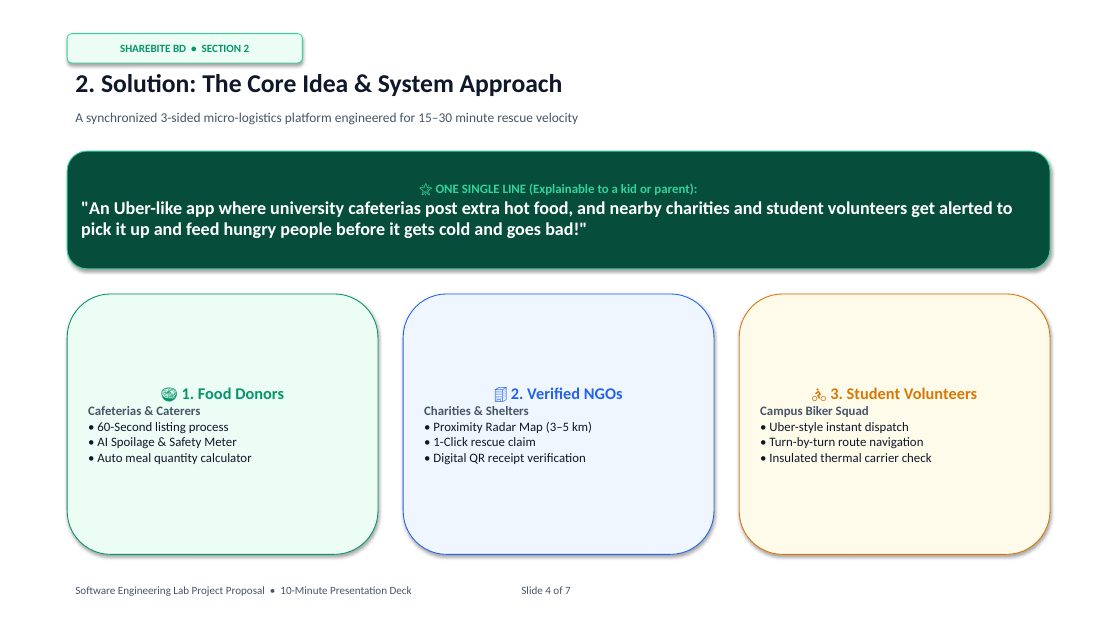
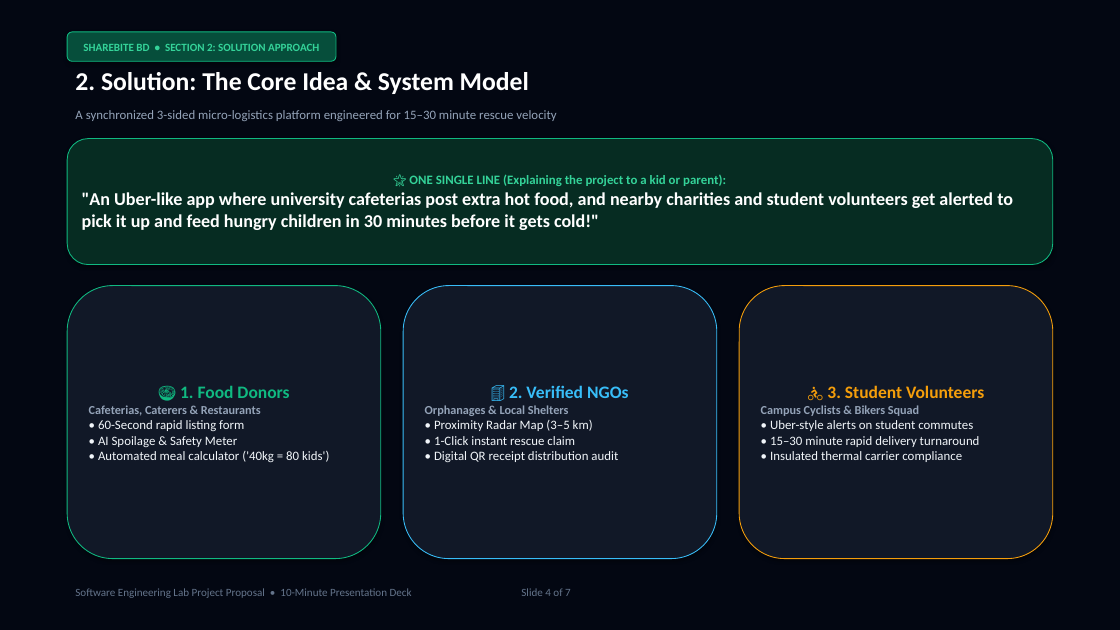
Before and after one commit to mahamudul-hasan7/shearbitebd, a slide deck: slide 4 of ShareBite_BD_SE_Lab_Presentation.pptx. Drawn at 1120x630 pixels with LibreOffice and Linux fonts; fonts in the diff are those of the drawing. Boxes give left, top, right and bottom in pixels: in the first picture for what was removed or moved away, otherwise in the second. Text is boxed around its words. In the diff, an @@ line names an element or a change of style, - is before the commit and + after.

Commit message:
feat(presentation): upgrade to executive dark keynote theme with fresh photorealistic imagery and minimal key points

```diff
--- a/ShareBite_BD_SE_Lab_Presentation.pptx
+++ b/ShareBite_BD_SE_Lab_Presentation.pptx
@@ rectangle added at (x1=0, y1=0, x2=1120, y2=630), fill #030712 @@
@@ rounded rectangle "SHAREBITE BD • SECTION 2: ..." resized from (x1=67, y1=34, x2=302, y2=63) to (x1=67, y1=32, x2=336, y2=61) @@
@@ rounded rectangle "SHAREBITE BD • SECTION 2: ..." at (x1=67, y1=32, x2=336, y2=61): fill #ECFDF5 to #064E3B; outline #34D399 0.75 pt to #10B981 0.75 pt @@
@@ text in rounded rectangle at (x1=83, y1=44, x2=319, y2=51): text changed; text colour #059669 to #34D399 @@
-SHAREBITE BD • SECTION 2
+SHAREBITE BD • SECTION 2: SOLUTION APPROACH
@@ text at (x1=75, y1=72, x2=529, y2=94): text changed; text colour #0F172A to #FFFFFF @@
-2. Solution: The Core Idea & System Approach
+2. Solution: The Core Idea & System Model
@@ text "A synchronized 3-sided micro-logistics platform ..." at (x1=75, y1=110, x2=556, y2=121): size 11.5 to 11 pt, text colour #475569 to #94A3B8 @@
@@ rounded rectangle "🌟 ONE SINGLE LINE (Explaining ..." resized from (x1=67, y1=151, x2=1050, y2=269) to (x1=67, y1=139, x2=1053, y2=265) @@
@@ rounded rectangle "🌟 ONE SINGLE LINE (Explaining ..." at (x1=67, y1=139, x2=1053, y2=265): fill #064E3B to #062C22; outline #34D399 0.75 pt to #10B981 0.75 pt @@
@@ text in rounded rectangle at (x1=82, y1=174, x2=1013, y2=230): text changed @@
-🌟 ONE SINGLE LINE (Explainable to a kid or parent):
-"An Uber-like app where university cafeterias post extra hot food, and nearby charities and student volunteers get alerted to pick it up and feed hungry people before it gets cold and goes bad!"
+🌟 ONE SINGLE LINE (Explaining the project to a kid or parent):
+"An Uber-like app where university cafeterias post extra hot food, and nearby charities and student volunteers get alerted to pick it up and feed hungry children in 30 minutes before it gets cold!"
@@ rounded rectangle "🍲 1. Food Donors" resized from (x1=67, y1=294, x2=378, y2=555) to (x1=67, y1=286, x2=381, y2=559) @@
@@ rounded rectangle "🍲 1. Food Donors" at (x1=67, y1=286, x2=381, y2=559): fill #ECFDF5 to #111827; outline #059669 0.75 pt to #10B981 0.75 pt @@
@@ rounded rectangle "🏢 2. Verified NGOs" resized from (x1=403, y1=294, x2=714, y2=555) to (x1=403, y1=286, x2=717, y2=559) @@
@@ rounded rectangle "🏢 2. Verified NGOs" at (x1=403, y1=286, x2=717, y2=559): fill #EFF6FF to #111827; outline #2563EB 0.75 pt to #38BDF8 0.75 pt @@
@@ rounded rectangle "🚴 3. Student Volunteers" resized from (x1=739, y1=294, x2=1050, y2=555) to (x1=739, y1=286, x2=1053, y2=559) @@
@@ rounded rectangle "🚴 3. Student Volunteers" at (x1=739, y1=286, x2=1053, y2=559): fill #FFFBEB to #111827; outline #D97706 0.75 pt to #F59E0B 0.75 pt @@
@@ text in rounded rectangle at (x1=98, y1=385, x2=289, y2=447): size 14 to 15 pt, text colour #059669 to #10B981 in "🍲 1. Food Donors"; text colour #0F172A to #F1F5F9 in "• AI Spoilage & Safety Meter" @@
@@ text in rounded rectangle at (x1=434, y1=385, x2=628, y2=431): size 14 to 15 pt, text colour #2563EB to #38BDF8 in "🏢 2. Verified NGOs"; text colour #0F172A to #F1F5F9 in "• Proximity Radar Map (3–5 km)" @@
@@ text in rounded rectangle at (x1=827, y1=385, x2=984, y2=398): size 14 to 15 pt, text colour #D97706 to #F59E0B in "🚴 3. Student Volunteers" @@
@@ text in rounded rectangle at (x1=89, y1=405, x2=261, y2=431): text changed; size 11 to 10.5 pt; text colour #0F172A to #94A3B8; bold on @@
-Cafeterias & Caterers
-• 60-Second listing process
+Cafeterias, Caterers & Restaurants
+• 60-Second rapid listing form
@@ text in rounded rectangle at (x1=425, y1=405, x2=569, y2=416): text changed; size 11 to 10.5 pt; text colour #475569 to #94A3B8 @@
-Charities & Shelters
+Orphanages & Local Shelters
@@ text in rounded rectangle at (x1=761, y1=405, x2=980, y2=462): text changed; text colour #0F172A to #F1F5F9 @@
-Campus Biker Squad
-• Uber-style instant dispatch
-• Turn-by-turn route navigation
-• Insulated thermal carrier check
+Campus Cyclists & Bikers Squad
+• Uber-style alerts on student commutes
+• 15–30 minute rapid delivery turnaround
+• Insulated thermal carrier compliance
@@ text in rounded rectangle at (x1=434, y1=436, x2=618, y2=462): text changed; text colour #0F172A to #F1F5F9 @@
-• 1-Click rescue claim
-• Digital QR receipt verification
+• 1-Click instant rescue claim
+• Digital QR receipt distribution audit
@@ text in rounded rectangle at (x1=98, y1=451, x2=329, y2=462): text changed; text colour #0F172A to #F1F5F9 @@
-• Auto meal quantity calculator
+• Automated meal calculator ('40kg = 80 kids')
@@ text "Software Engineering Lab Project Proposal ..." at (x1=75, y1=588, x2=571, y2=598): text colour #475569 to #64748B @@
```
Also in this commit, not shown: 4 other slides changed, 2 slides added, 2 slides removed, 7 other files.
